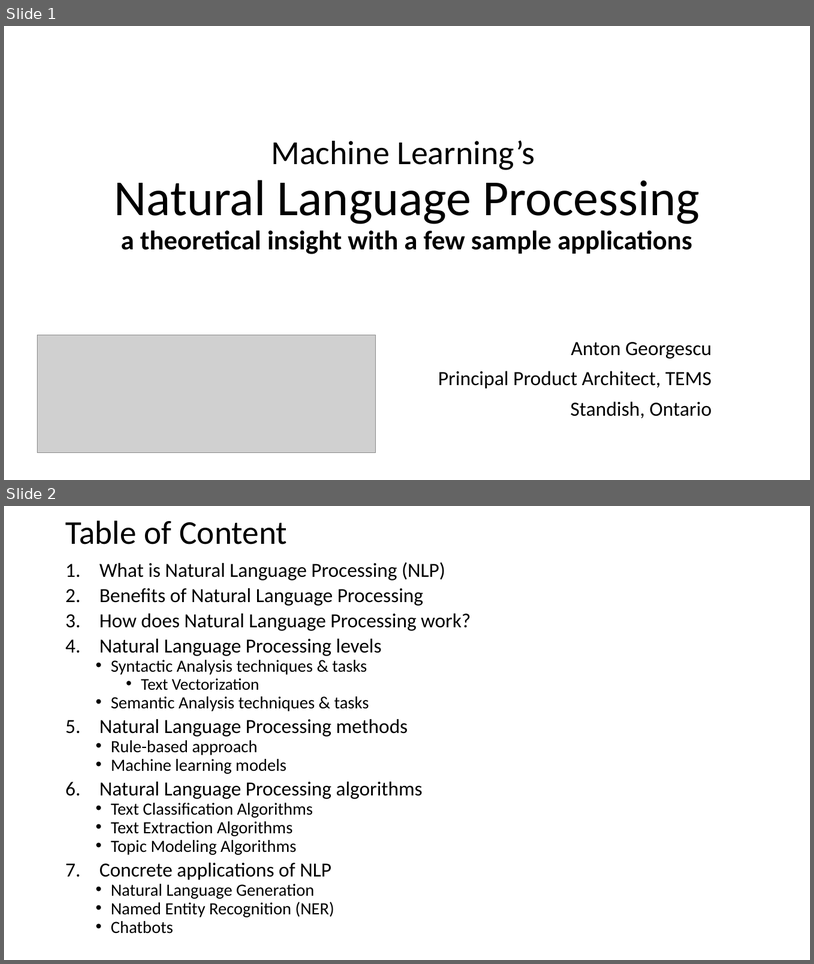
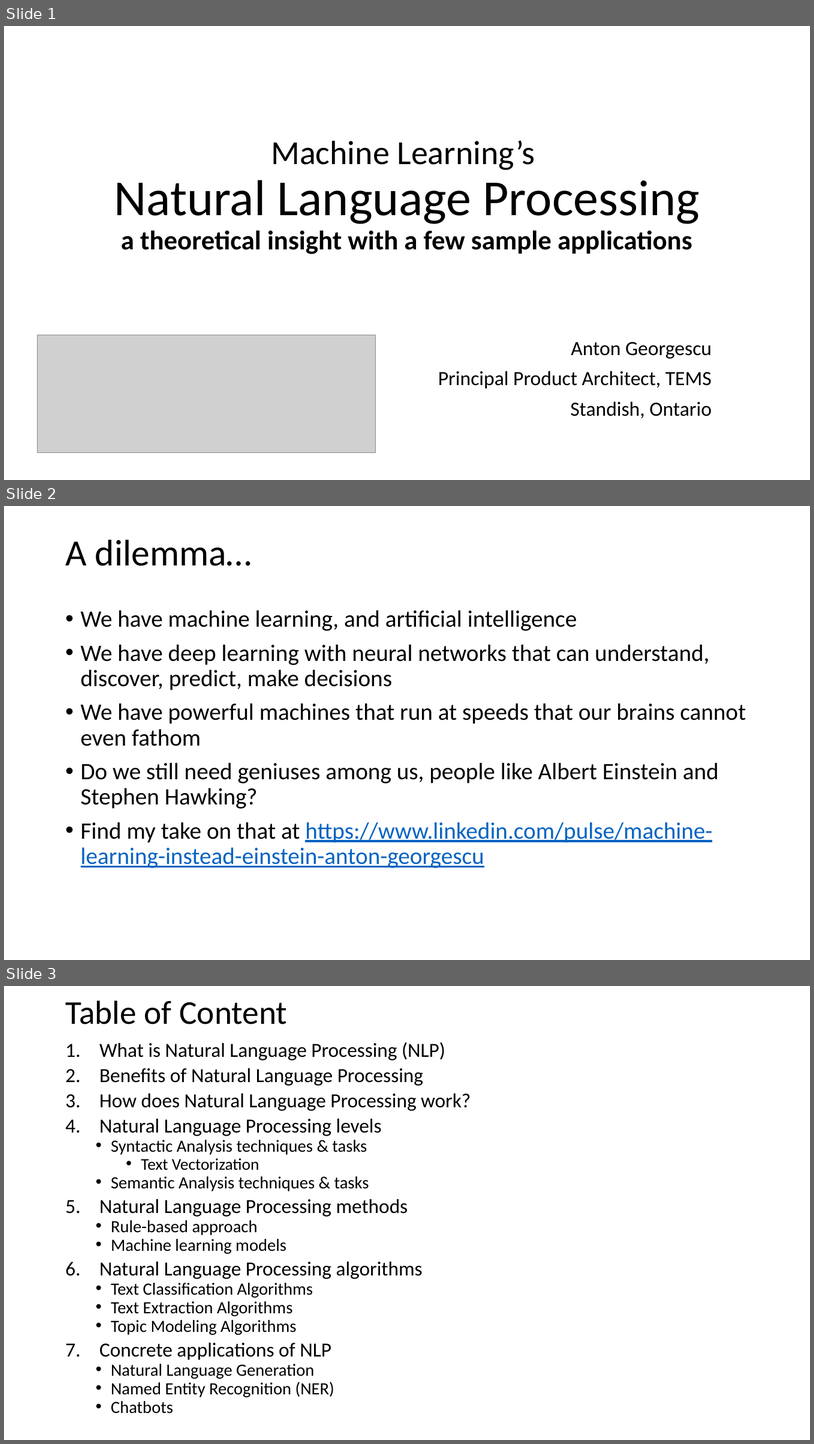
Before and after one commit to antongeorgescu/machine-learning-documentation, a slide deck: Natural Language Processing - Presentation.pptx. Shown one above the other, each under a label of ours: slides 1 and 2 before the commit, slides 1, 2 and 3 after it. The pictures are 814x964 and 814x1444 pixels, drawn with LibreOffice and Linux fonts; fonts in the diff are those of the drawing; grey boxes stand for pictures. Boxes give left, top, right and bottom in pixels: in the first picture for what was removed or moved away, otherwise in the second. Text is boxed around its words. In the diff, an @@ line names an element or a change of style, - is before the commit and + after.

Commit message:
Added the "dilemma" slide

```diff
--- a/Natural Language Processing - Presentation.pptx
+++ b/Natural Language Processing - Presentation.pptx
@@ slide 2 added at [4,506,810,960], background #FFFFFF @@
@@ title added at [65,540,252,566], 44 pt, text #000000 @@
+A dilemma…
@@ text added at [81,610,746,868], 28 pt, text #000000 @@
+• We have machine learning, and artificial intelligence
+• We have deep learning with neural networks that can understand, discover, predict, make decisions
+• We have powerful machines that run at speeds that our brains cannot even fathom
+• Do we still need geniuses among us, people like Albert Einstein and Stephen Hawking?
+• Find my take on that at https://www.linkedin.com/pulse/machine-learning-instead-einstein-anton-georgescu
@@ what was slide 2 is now slide 3 @@
```
